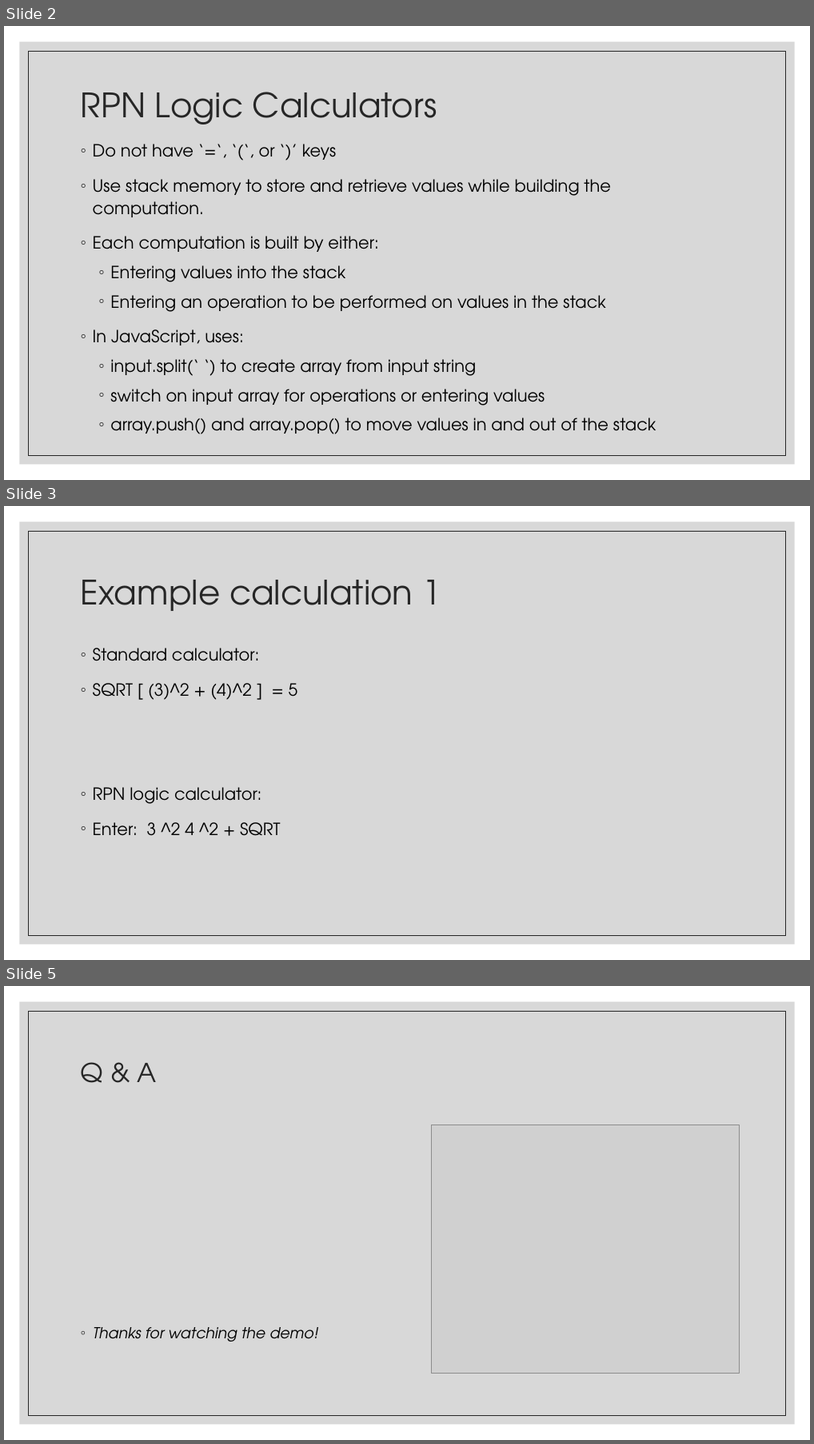
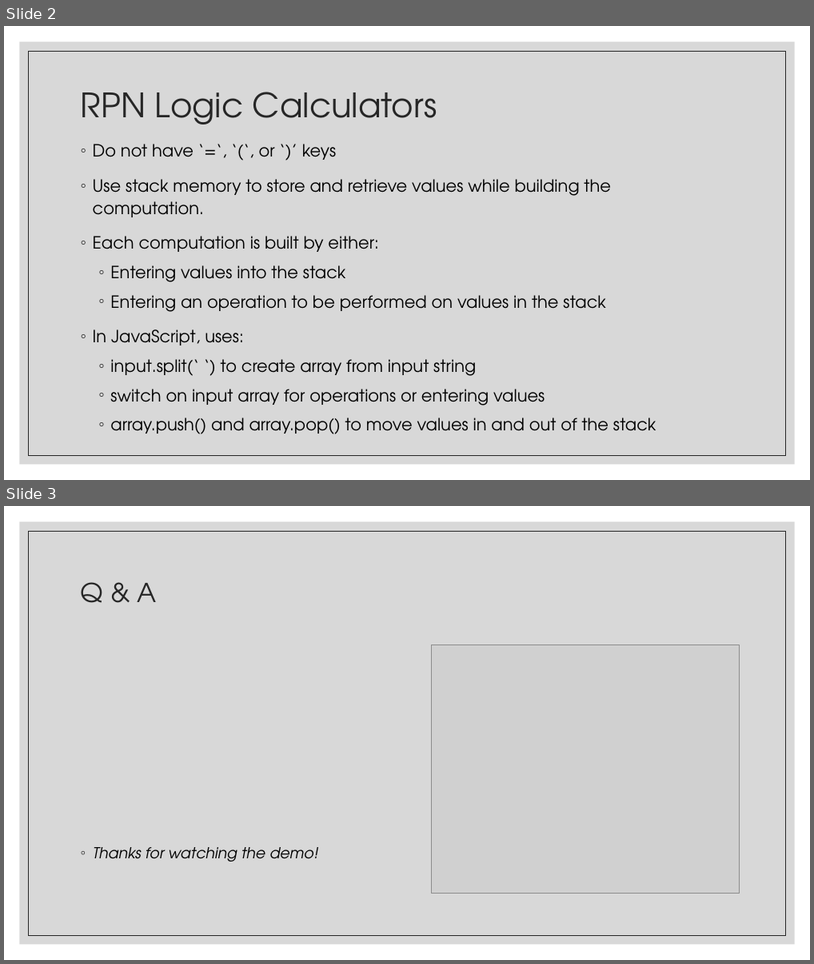
Before and after one commit to tammyhansen/calcRPNLogic, a slide deck: Final_Project.pptx. Shown one above the other, each under a label of ours: slides 2, 3 and 5 before the commit, slides 2 and 3 after it; the slides between them are not shown. The pictures are 814x1444 and 814x964 pixels, drawn with LibreOffice and Linux fonts; fonts in the diff are those of the drawing; grey boxes stand for pictures. Boxes give left, top, right and bottom in pixels: in the first picture for what was removed or moved away, otherwise in the second. Text is boxed around its words. In the diff, an @@ line names an element or a change of style, - is before the commit and + after.

```diff
--- a/Final_Project.pptx
+++ b/Final_Project.pptx
@@ slide 3 removed at (4, 506, 810, 960), background #FFFFFF; not listed: 2 template elements that a slide beside it also shows @@
@@ title removed at (81, 580, 441, 611) @@
-Example calculation 1
@@ text removed at (93, 648, 298, 836) @@
-◦ Standard calculator:
-◦ SQRT [ (3)^2 + (4)^2 ] = 5
-◦ RPN logic calculator:
-◦ Enter: 3 ^2 4 ^2 + SQRT
@@ what was slide 5 is now slide 3 @@
```
Also in this commit, not shown: 1 other slide removed, 1 other file.
